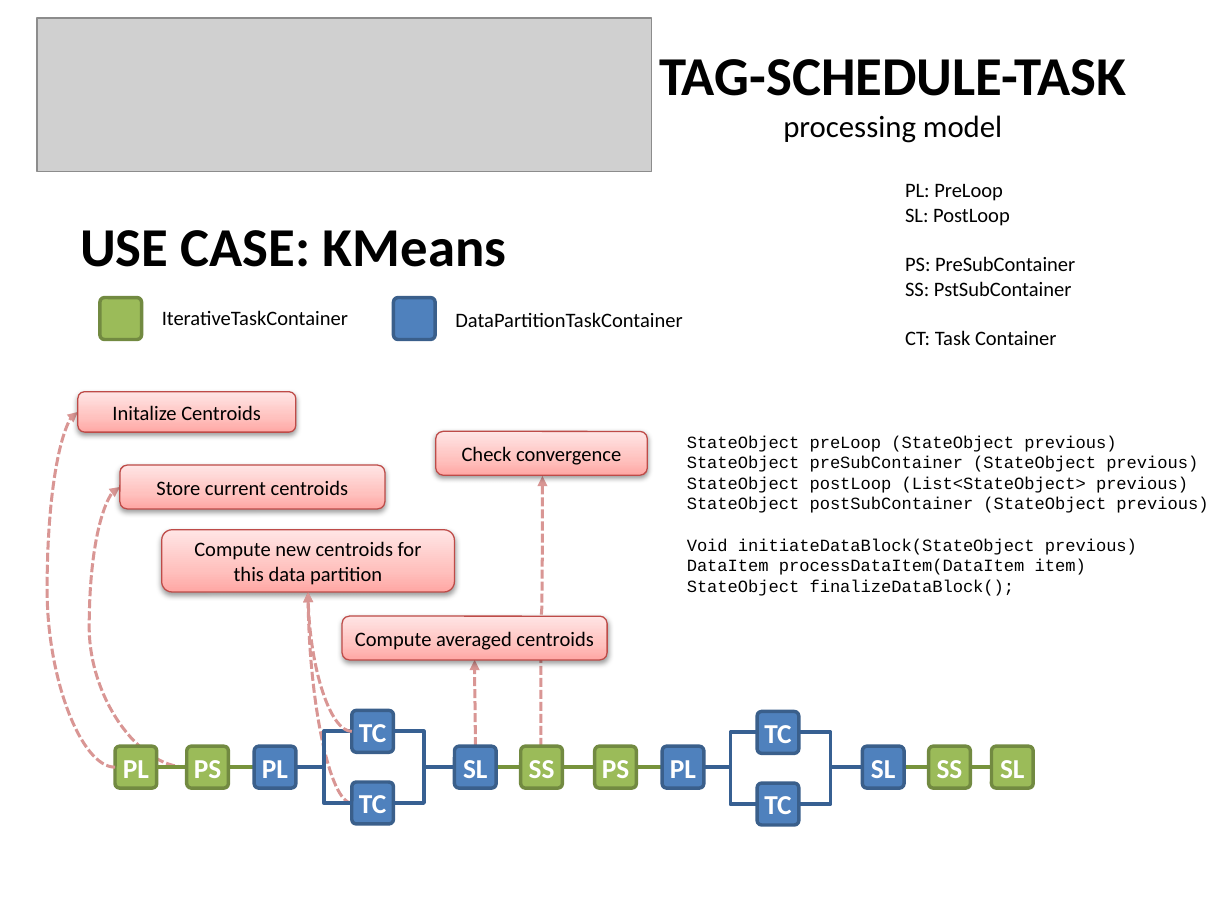
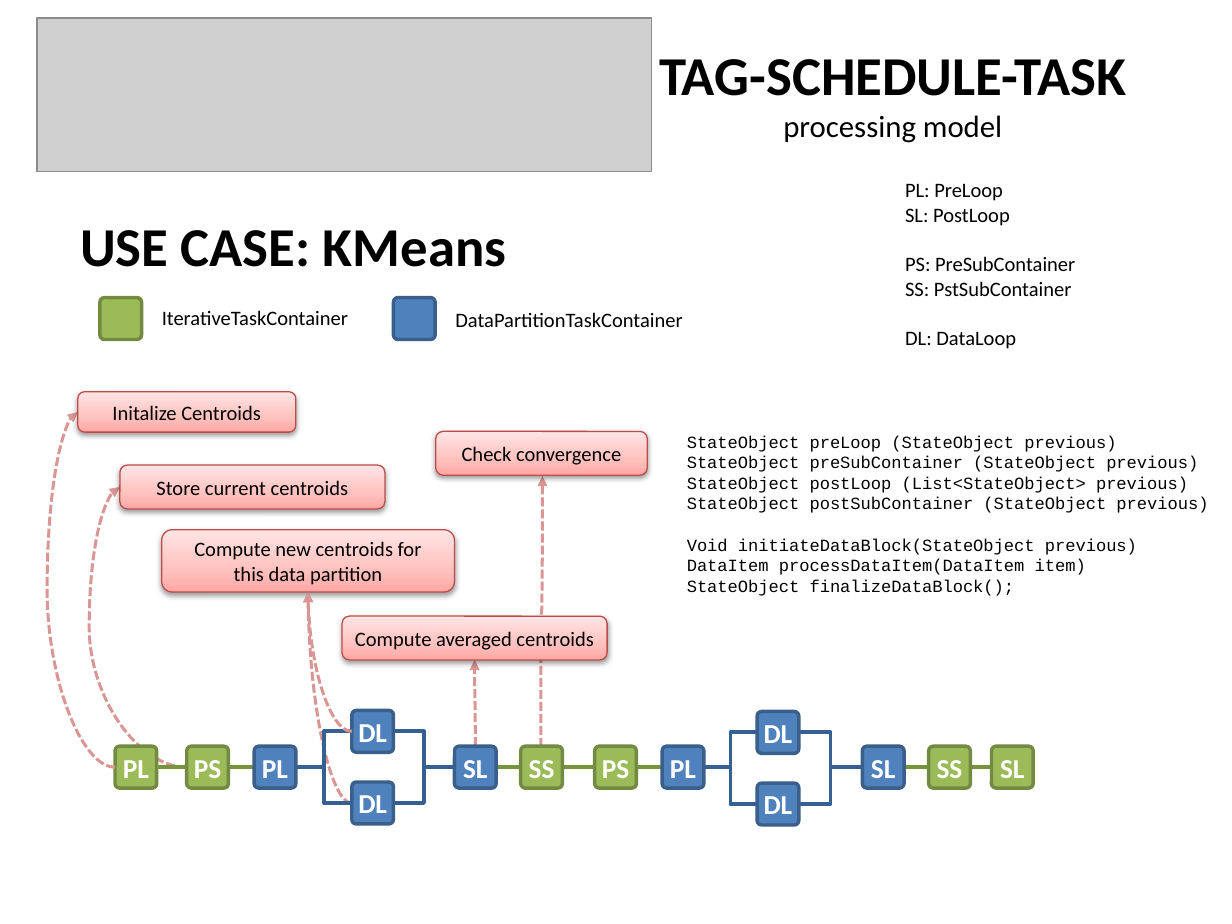
Before and after one commit to predmach/toolkit, a slide deck: slide 14 of docs/design/TST-api.pptx. Drawn at 1232x924 pixels with LibreOffice and Linux fonts; fonts in the diff are those of the drawing; grey boxes stand for pictures. Boxes give left, top, right and bottom in pixels: in the first picture for what was removed or moved away, otherwise in the second. Text is boxed around its words. In the diff, an @@ line names an element or a change of style, - is before the commit and + after.

Commit message:
finalizing SCHEDULE-TASK phases

```diff
--- a/docs/design/TST-api.pptx
+++ b/docs/design/TST-api.pptx
@@ text at bbox=[905, 332, 1016, 349]: text changed @@
-CT: Task Container
+DL: DataLoop
@@ text in rounded rectangle at bbox=[358, 724, 387, 742]: text changed @@
-TC
+DL
@@ text in rounded rectangle at bbox=[764, 725, 793, 743]: text changed @@
-TC
+DL
@@ text in rounded rectangle at bbox=[358, 795, 387, 813]: text changed @@
-TC
+DL
@@ text in rounded rectangle at bbox=[764, 796, 793, 814]: text changed @@
-TC
+DL
```
Also in this commit, not shown: 1 other slide changed, 1 slide added, 14 other files.
